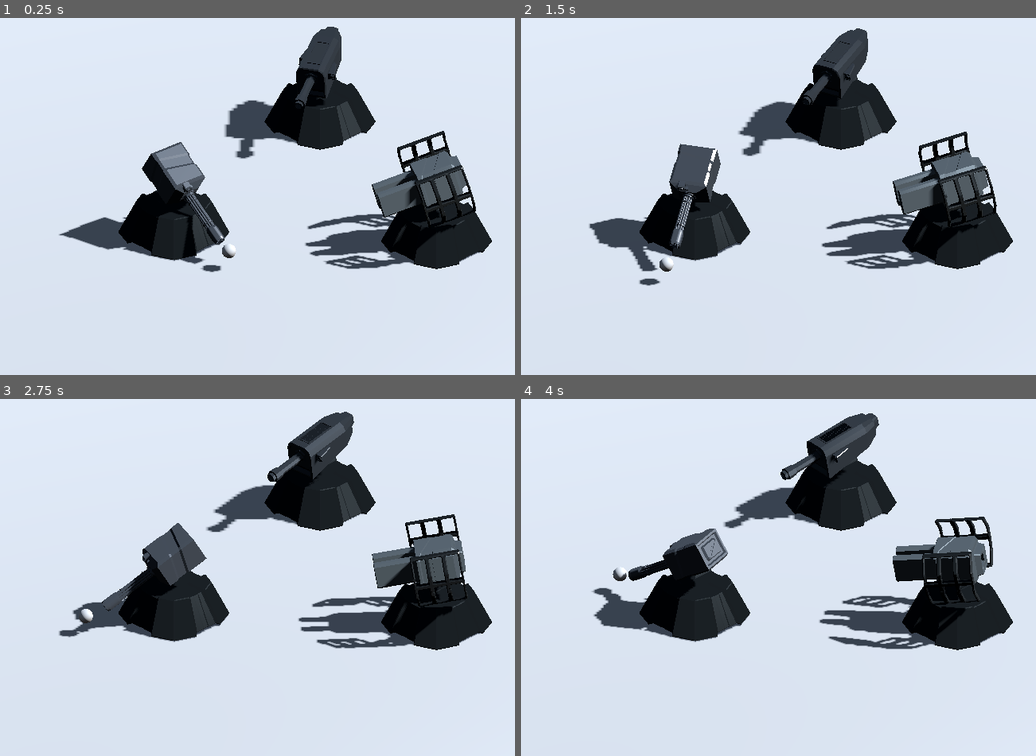
Above: before the commit, frames 1-4 (two rows, left to right).
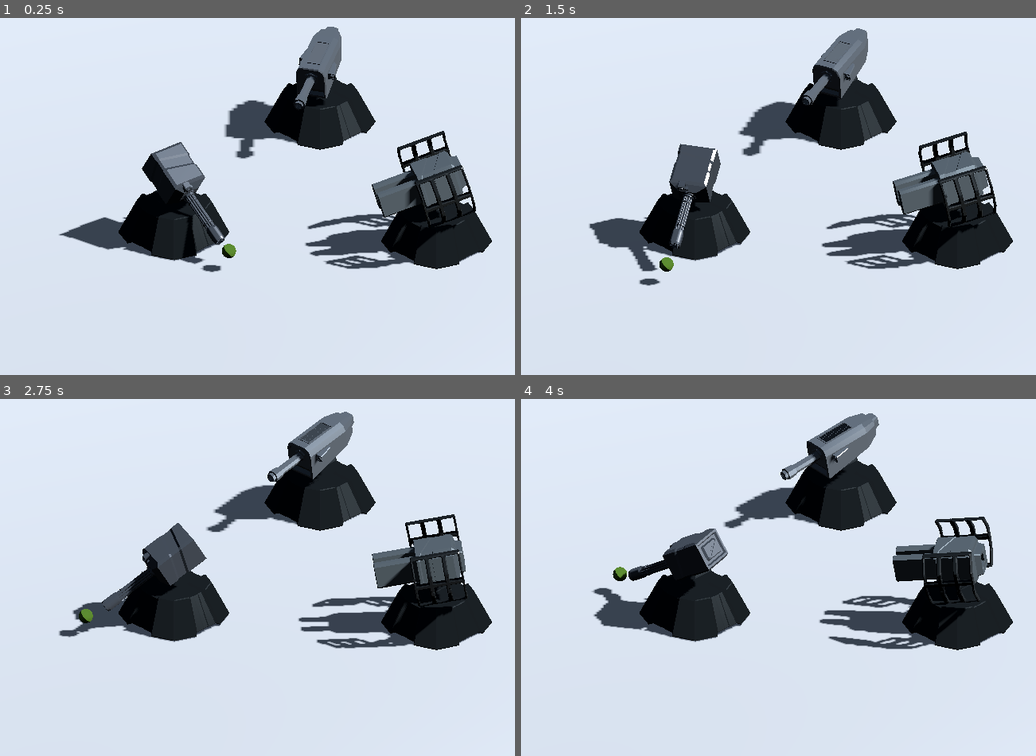
Above: after the commit, the same moments.

Repository: Codebreakerblue/3D-Tower-Defense
Game: Godot game, scene res://Scenes/MainScenes/game_scene.tscn
Same seed, same stepped clock (60 frames per second), same inputs: the game is played once before the commit and once after it.
Inputs (mouse positions are in pixels of both pictures, inside the frame that each line leads up to):
- Up to frame 1 (0.25 s): no input
- Up to frame 2 (1.5 s): tap Enter at 0.5 s; move the mouse to (979, 178) at 0.52 s; tap T at 0.6 s; click (979, 178) at 0.67 s; move the mouse to (711, 214) at 1.27 s; tap Y at 1.35 s; click (711, 214) at 1.42 s
- Up to frame 3 (2.75 s): move the mouse to (381, 498) at 2.02 s; tap T at 2.1 s; click (381, 498) at 2.17 s
- Up to frame 4 (4 s): move the mouse to (809, 648) at 2.77 s; tap Y at 2.85 s; click (809, 648) at 2.92 s; move the mouse to (1030, 631) at 3.52 s; tap T at 3.6 s; click (1030, 631) at 3.67 s

The runs differ from the first frame. In frame 1, 1.1% of the frame differs, in the area x 43-67%, y 2-68%; in frame 2, 1.2%; in frame 3, 1.4%; in frame 4, 1.4%, in the area x 17-70%, y 4-52%.

Commit message:
Environment Changes

Diff:
--- a/Resources/Materials/cannon_turret_cel.tres
+++ b/Resources/Materials/cannon_turret_cel.tres
@@ -3,7 +3,7 @@
 [resource]
 diffuse_mode = 3
 specular_mode = 1
-albedo_color = Color(0.12549, 0.137255, 0.14902, 1)
+albedo_color = Color(0.227451, 0.243137, 0.258824, 1)
 roughness = 0.1
 clearcoat_enabled = true
 clearcoat_roughness = 1.0
--- a/Scenes/MainScenes/game_scene.tscn
+++ b/Scenes/MainScenes/game_scene.tscn
@@ -20,7 +20,7 @@
 ssao_enabled = true
 ssil_enabled = true
 volumetric_fog_enabled = true
-volumetric_fog_density = 0.06
+volumetric_fog_density = 0.03
 
 [sub_resource type="PlaneMesh" id="PlaneMesh_i07py"]
 size = Vector2(50, 50)
@@ -31,7 +31,7 @@
 
 [sub_resource type="Curve3D" id="Curve3D_amt68"]
 _data = {
-"points": PackedVector3Array(0.101862, 3.63798e-12, -0.50328 …(1212 unchanged characters)… 0.304215, 0.362196, 0, -0.304215, -2.31316, -0.2, -2.47856, -0.51302, 3.63798e-12, -0.127301, 0.51302, -3.63798e-12, 0.127301, -1.11366, -4.88311e-05, -2.68897, -0.118717, 0, -0.429933, 0.118717, 0, 0.429933, -0.427181, -0.2, -1.98873, 0.0955541, -3.63798e-12, -0.507483, -0 …(66 unchanged characters)…
+"points": PackedVector3Array(0.101862, 3.63798e-12, -0.50328 …(1212 unchanged characters)… 0.304215, 0.362196, 0, -0.304215, -2.313, 0, -2.479, -0.51302, 3.63798e-12, -0.127301, 0.51302, -3.63798e-12, 0.127301, -1.11366, -4.88311e-05, -2.68897, -0.118717, 0, -0.429933, 0.118717, 0, 0.429933, -0.427, 0, -1.989, 0.0955541, -3.63798e-12, -0.507483, -0 …(66 unchanged characters)…
 "tilts": PackedFloat32Array(0, 0, 0, 0, 0, 0, 0, 0, 0, 0, 0, 0, 0, 0, 0, 0)
 }
 point_count = 16
@@ -40,6 +40,12 @@
 [sub_resource type="SphereMesh" id="SphereMesh_70d53"]
 radius = 0.1
 height = 0.2
+
+[sub_resource type="StandardMaterial3D" id="StandardMaterial3D_303wj"]
+diffuse_mode = 3
+specular_mode = 1
+albedo_color = Color(0.211765, 0.301961, 0.113725, 1)
+roughness = 0.0
 
 [node name="GameScene" type="Node3D"]
 
@@ -77,6 +83,7 @@
 [node name="TestTargetMesh" type="MeshInstance3D" parent="SceneElements/TestTargetPath/TestTarget"]
 transform = Transform3D(1, 0, 0, 0, 1, 0, 0, 0, 1, 0, 0.079844, 0)
 mesh = SubResource("SphereMesh_70d53")
+surface_material_override/0 = SubResource("StandardMaterial3D_303wj")
 
 [node name="AimPoint" type="Node3D" parent="SceneElements/TestTargetPath/TestTarget"]
 
Not shown: 1 places in Scenes/MainScenes/game_scene.tscn that only renumber resources
